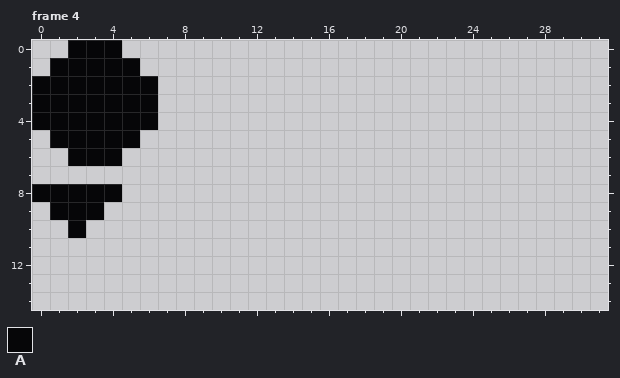
Two versions of one pixel-art file, assets/UI.ase. Above: the version before the commit.
32x64 pixels, 4 frames. Shown: frame 4: x 0..31, y 0..14.
Palette (. is transparent): A #060608
Pixels before, frame 4, first column x 0:
 0 ..AAA..
 1 .AAAAA.
 2 AAAAAAA
 3 AAAAAAA
 4 AAAAAAA
 5 .AAAAA.
 6 ..AAA..
 7 .......
 8 AAAAA..
 9 .AAA...
10 ..A....
Now the later version:
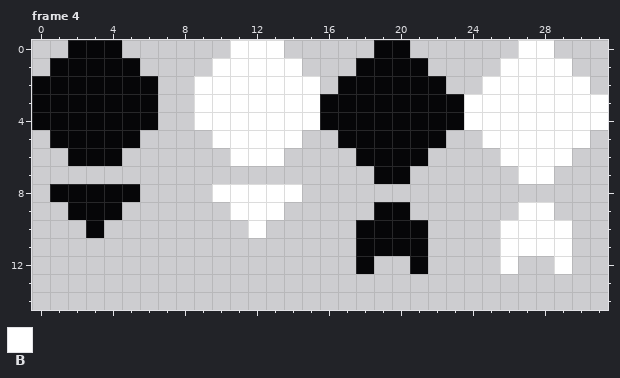
Colours new in this view: B #ffffff
Change:
Changed rows in their new state; - is an unchanged pixel.
Frame 4:
first column x 0:
 0 -----------BBB-----AA------BB---
 1 ----------BBBBB---AAAA----BBBB--
 2 ---------BBBBBBB-AAAAAA--BBBBBB-
 3 ---------BBBBBBBAAAAAAAABBBBBBBB
 4 ---------BBBBBBBAAAAAAAABBBBBBBB
 5 ----------BBBBB--AAAAAA--BBBBBB-
 6 -----------BBB----AAAA----BBBB--
 7 -------------------AA------BB---
 8 .----A----BBBBB-----------------
 9 -.--A------BBB-----AA------BB---
10 --.A--------B-----AAAA----BBBB--
11 ------------------AAAA----BBBB--
12 ------------------A--A----B--B--
Changed places in both pictures, as pixel boxes (x1, y1, x2, y2):
added: (194, 40, 608, 274)
changed: (32, 184, 140, 238)
